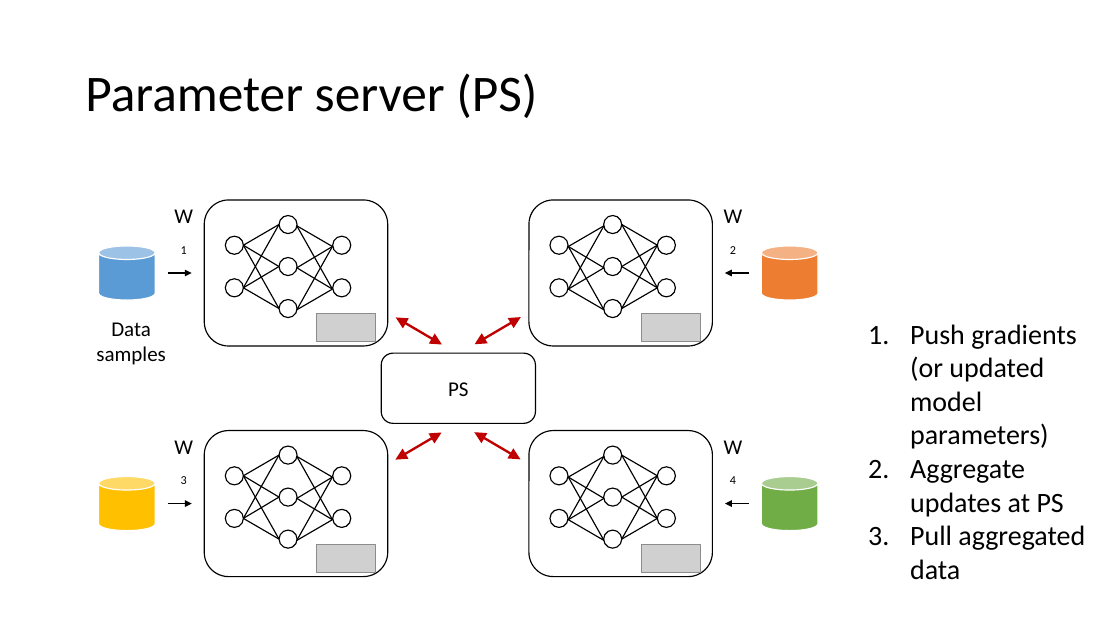
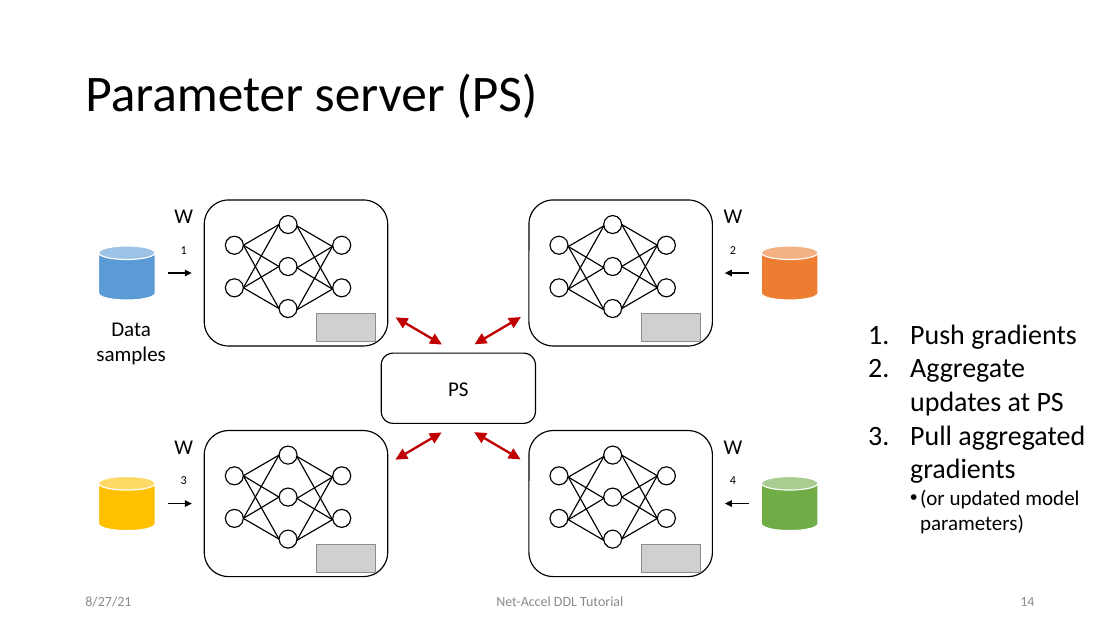
Before and after one commit to sands-lab/net-accel-dl-tutorial-sigcomm21, a slide deck: slide 14 of 1-intro.pptx (slide 13 before the commit). Drawn at 1120x630 pixels with LibreOffice and Linux fonts; fonts in the diff are those of the drawing; grey boxes stand for pictures. Boxes give left, top, right and bottom in pixels: in the first picture for what was removed or moved away, otherwise in the second. Text is boxed around its words. In the diff, an @@ line names an element or a change of style, - is before the commit and + after.

Commit message:
slides

```diff
--- a/1-intro.pptx
+++ b/1-intro.pptx
@@ text at bbox=[910, 324, 1077, 349]: text changed @@
-1. Push gradients (or updated model parameters)
+1. Push gradients
@@ text at bbox=[910, 425, 1085, 534]: text changed; size 24 to 18 pt @@
-3. Pull aggregated data
+3. Pull aggregated gradients
+  • (or updated model parameters)
@@ text added at bbox=[85, 596, 131, 607], 12 pt, text #8C8C8C @@
+8/27/21
@@ text added at bbox=[496, 596, 623, 606], 12 pt, text #8C8C8C @@
+Net-Accel DDL Tutorial
@@ page number added at bbox=[1020, 597, 1034, 606], 12 pt, text #8C8C8C @@
+14
```
Also in this commit, not shown: 14 other slides changed, 2 slides added, 1 other file.
